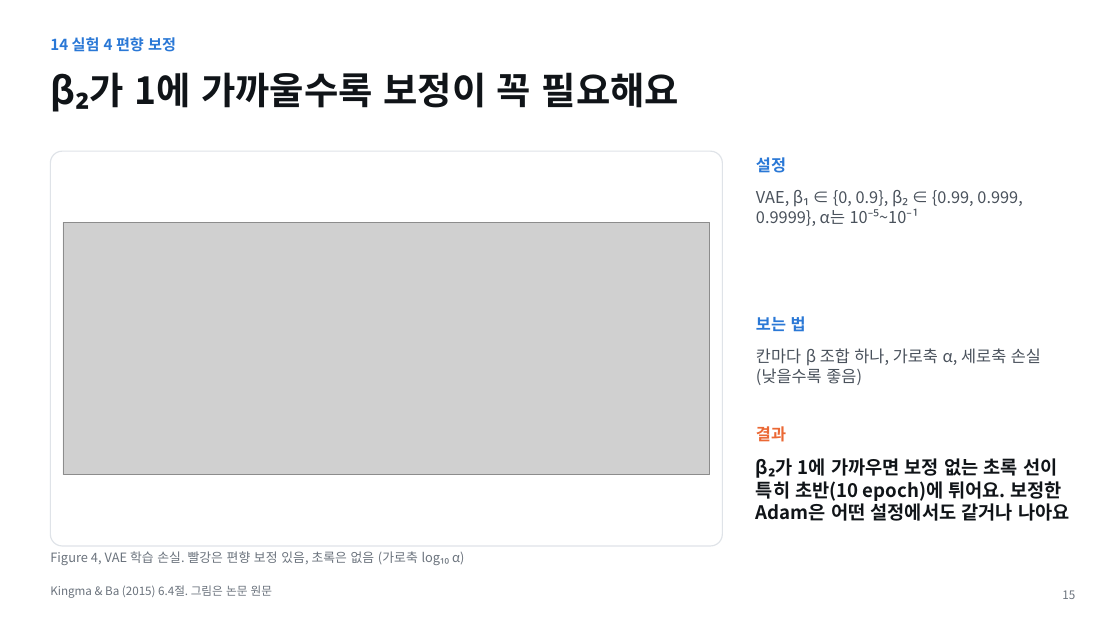
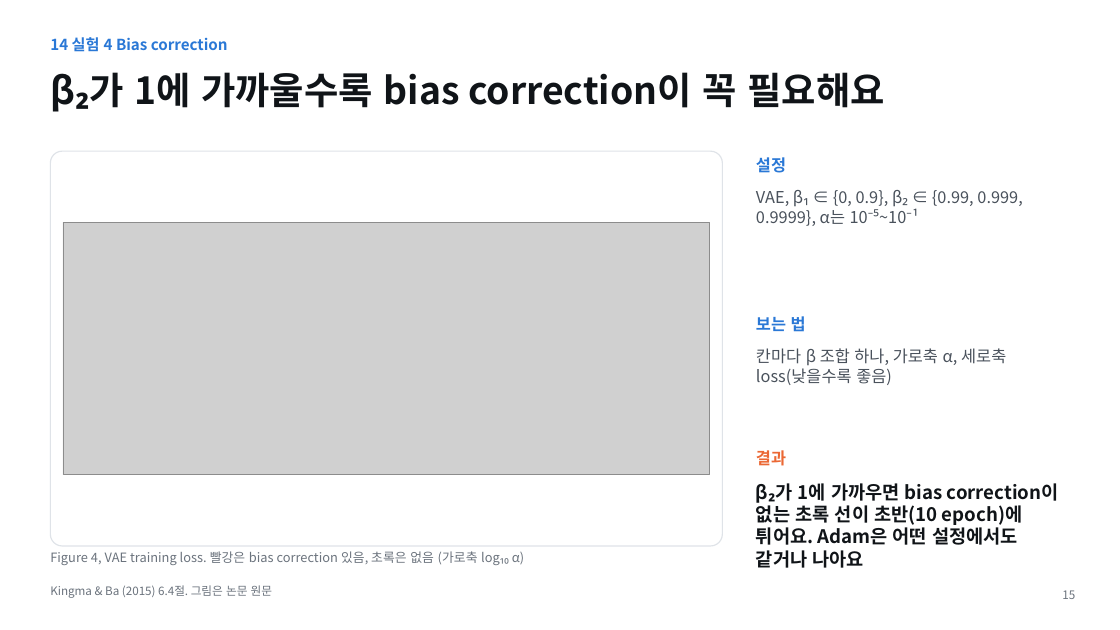
Before and after one commit to tkdgh123/tkdgh123.github.io, a slide deck: slide 15 of adam/Adam_PaperSeminar.pptx. Drawn at 1120x630 pixels with LibreOffice and Linux fonts; fonts in the diff are those of the drawing; grey boxes stand for pictures. Boxes give left, top, right and bottom in pixels: in the first picture for what was removed or moved away, otherwise in the second. Text is boxed around its words. In the diff, an @@ line names an element or a change of style, - is before the commit and + after.

```diff
--- a/adam/Adam_PaperSeminar.pptx
+++ b/adam/Adam_PaperSeminar.pptx
@@ text at <box>50,37,228,52</box>: text changed @@
-14 실험 4 편향 보정
+14 실험 4 Bias correction
@@ title at <box>50,72,884,112</box>: text changed @@
-β₂가 1에 가까울수록 보정이 꼭 필요해요
+β₂가 1에 가까울수록 bias correction이 꼭 필요해요
@@ text at <box>756,348,1006,385</box>: text changed @@
-칸마다 β 조합 하나, 가로축 α, 세로축 손실(낮을수록 좋음)
+칸마다 β 조합 하나, 가로축 α, 세로축 loss(낮을수록 좋음)
@@ text "결과": place and size @@
-text "결과" at <box>756,426,786,442</box>
+text "결과" at <box>756,450,786,466</box>
@@ text at <box>756,483,1059,568</box>: text changed @@
-β₂가 1에 가까우면 보정 없는 초록 선이 특히 초반(10 epoch)에 튀어요. 보정한 Adam은 어떤 설정에서도 같거나 나아요
+β₂가 1에 가까우면 bias correction이 없는 초록 선이 초반(10 epoch)에 튀어요. Adam은 어떤 설정에서도 같거나 나아요
@@ text at <box>50,551,524,565</box>: text changed @@
-Figure 4, VAE 학습 손실. 빨강은 편향 보정 있음, 초록은 없음 (가로축 log₁₀ α)
+Figure 4, VAE training loss. 빨강은 bias correction 있음, 초록은 없음 (가로축 log₁₀ α)
```
Also in this commit, not shown: 16 other slides changed, 2 other files.
